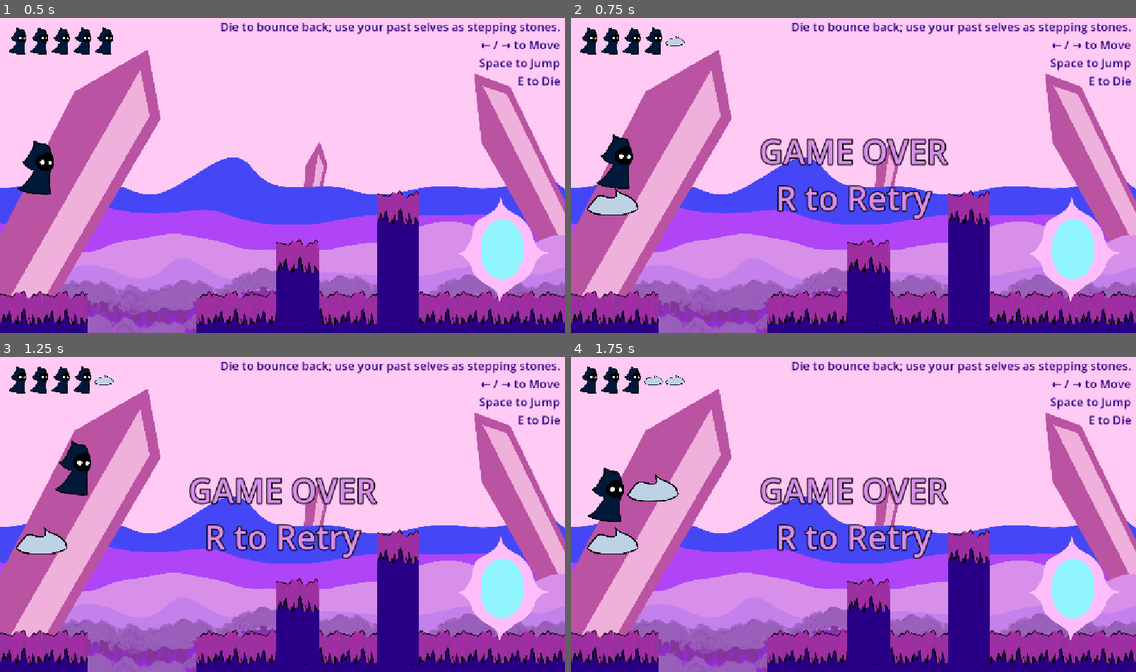
Above: before the commit, frames 1-4 (two rows, left to right).
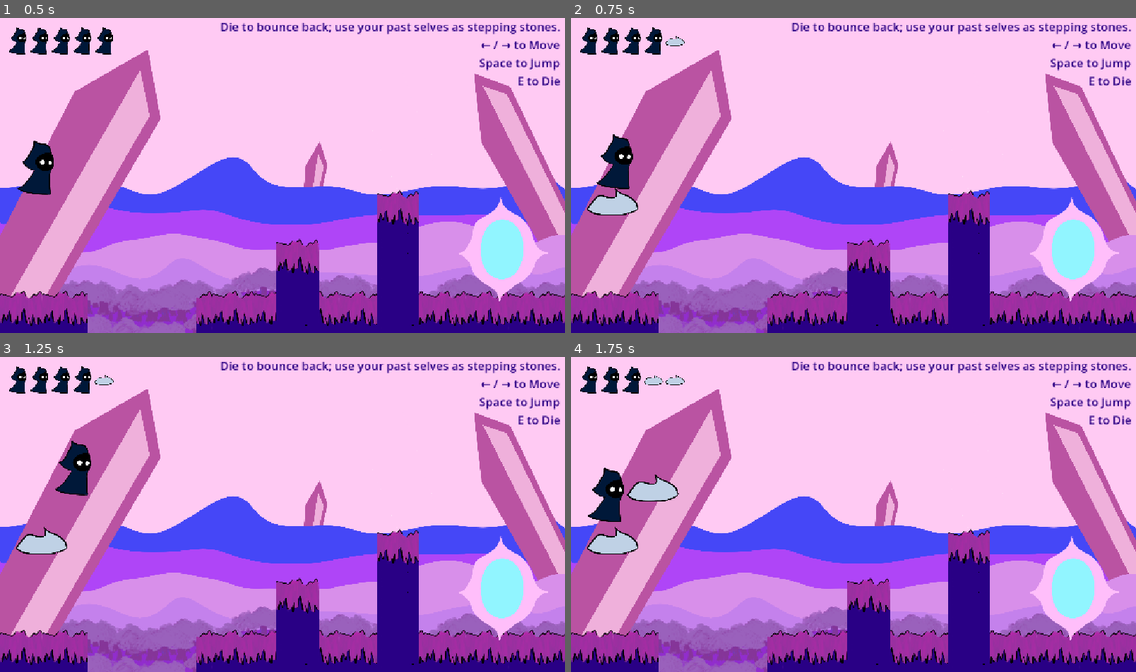
Above: after the commit, the same moments.

Repository: tomateaux/Haven-2026
Game: Godot game, scene res://Level2.tscn
The game is run twice, just before and just after one commit, with the same random seed, the same clock (stepped at 60 frames per second) and the same inputs. This scene is started directly instead of the project's main scene.
Inputs:
- Up to frame 1 (0.5 s): no input
- Up to frame 2 (0.75 s): tap Enter (ui_accept) at 0.5 s; hold Right (ui_right) from 0.53 s (still down); tap E (die) at 0.6 s
- Up to frame 3 (1.25 s): keep holding Right (ui_right); tap Enter (ui_accept) at 0.77 s
- Up to frame 4 (1.75 s): keep holding Right (ui_right); tap E (die) at 1.35 s; tap Enter (ui_accept) at 1.52 s

Frame 1 is identical in both runs. In frame 2, 3.2% of the frame differs, in the area x 33-67%, y 38-65%; in frame 3, 3.2%; in frame 4, 3.2%.

Commit message:
fix: correct GameOverLabel display timing

Diff:
--- a/player.gd
+++ b/player.gd
@@ -18,9 +18,9 @@
 	if remaining_lives == 0:
 		print("Game over")
 		set_physics_process(false)
+		$"../CanvasLayer/GameOverLabel".show()
 
 	lives_container.update_health(remaining_lives)
-	$"../CanvasLayer/GameOverLabel".show()
 
 
 func _physics_process(delta: float) -> void:
